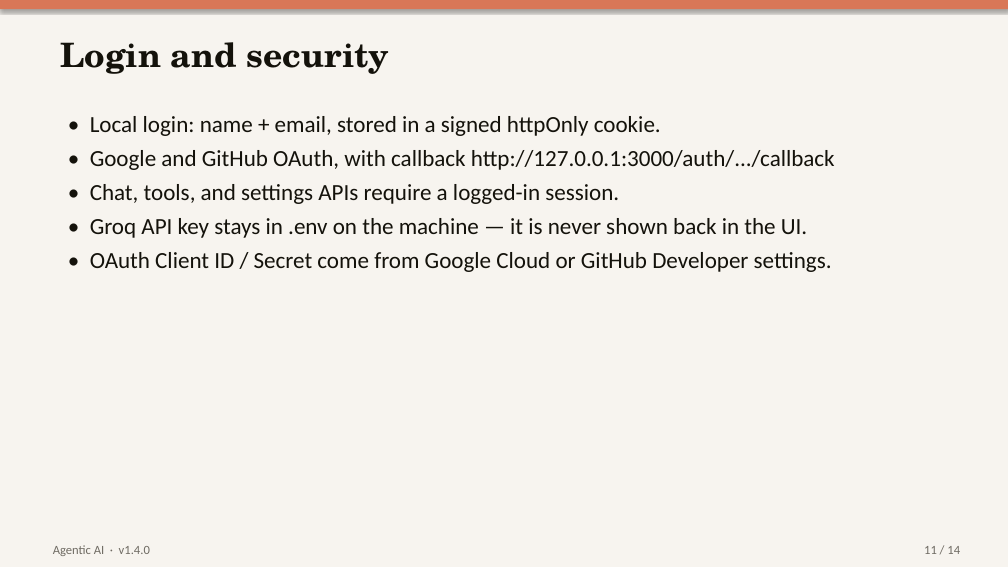
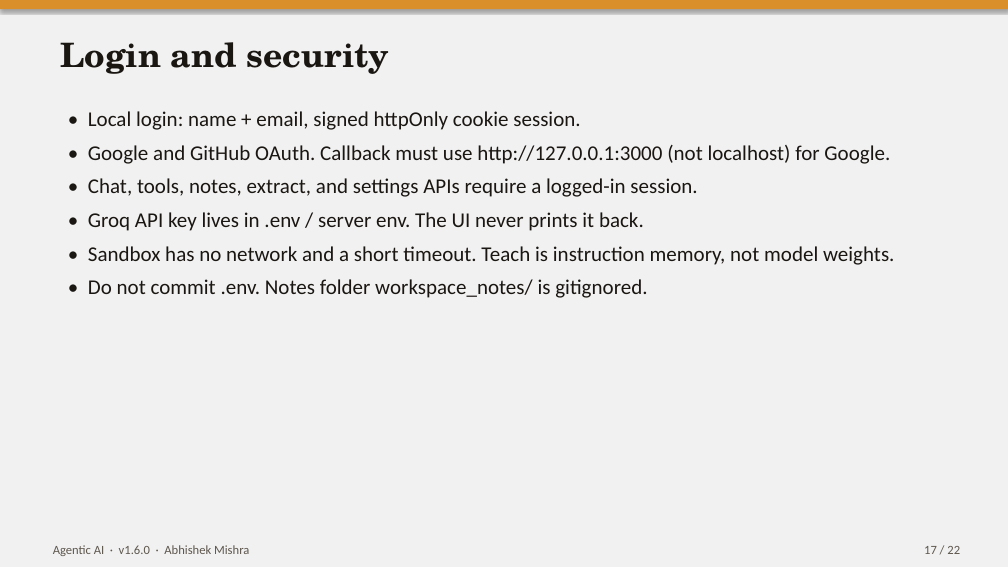
Before and after one commit to KRMANISH489/agentic-ai, a slide deck: slide 17 of Agentic_AI_Presentation.pptx (slide 11 before the commit). Drawn at 1008x567 pixels with LibreOffice and Linux fonts; fonts in the diff are those of the drawing. Boxes give left, top, right and bottom in pixels: in the first picture for what was removed or moved away, otherwise in the second. Text is boxed around its words. In the diff, an @@ line names an element or a change of style, - is before the commit and + after.

```diff
--- a/Agentic_AI_Presentation.pptx
+++ b/Agentic_AI_Presentation.pptx
@@ rectangle at (x1=0, y1=0, x2=1008, y2=567): fill #F7F4EF to #F1F1F1 @@
@@ rectangle at (x1=0, y1=0, x2=1008, y2=9): fill #D97757 to #DB8F2A @@
@@ text at (x1=88, y1=111, x2=894, y2=298): text changed; size 22 to 20 pt; text colour #14120B to #1A1612 @@
-• Local login: name + email, stored in a signed httpOnly cookie.
-• Google and GitHub OAuth, with callback http://127.0.0.1:3000/auth/.../callback
-• Chat, tools, and settings APIs require a logged-in session.
-• Groq API key stays in .env on the machine — it is never shown back in the UI.
-• OAuth Client ID / Secret come from Google Cloud or GitHub Developer settings.
+• Local login: name + email, signed httpOnly cookie session.
+• Google and GitHub OAuth. Callback must use http://127.0.0.1:3000 (not localhost) for Google.
+• Chat, tools, notes, extract, and settings APIs require a logged-in session.
+• Groq API key lives in .env / server env. The UI never prints it back.
+• Sandbox has no network and a short timeout. Teach is instruction memory, not model weights.
+• Do not commit .env. Notes folder workspace_notes/ is gitignored.
@@ text at (x1=53, y1=545, x2=249, y2=556): text changed; text colour #6F6B63 to #5E574E @@
-Agentic AI · v1.4.0
+Agentic AI · v1.6.0 · Abhishek Mishra
@@ text at (x1=924, y1=546, x2=960, y2=554): text changed; text colour #6F6B63 to #5E574E @@
-11 / 14
+17 / 22
```
Also in this commit, not shown: 10 other slides changed, 11 slides added, 3 slides removed, 27 other files.
